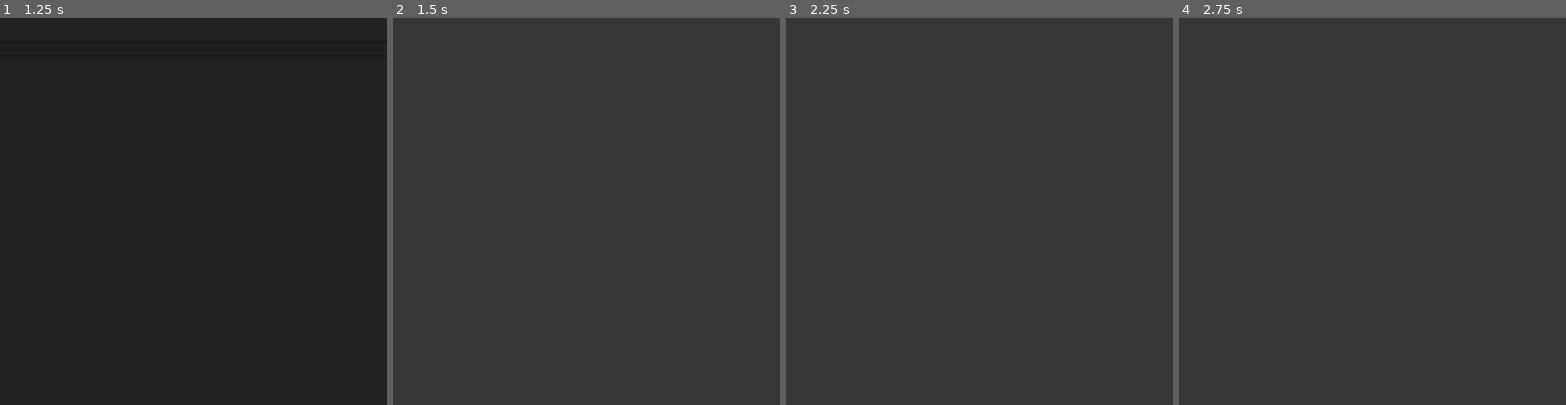
Above: before the commit, frames 1-4 (left to right).
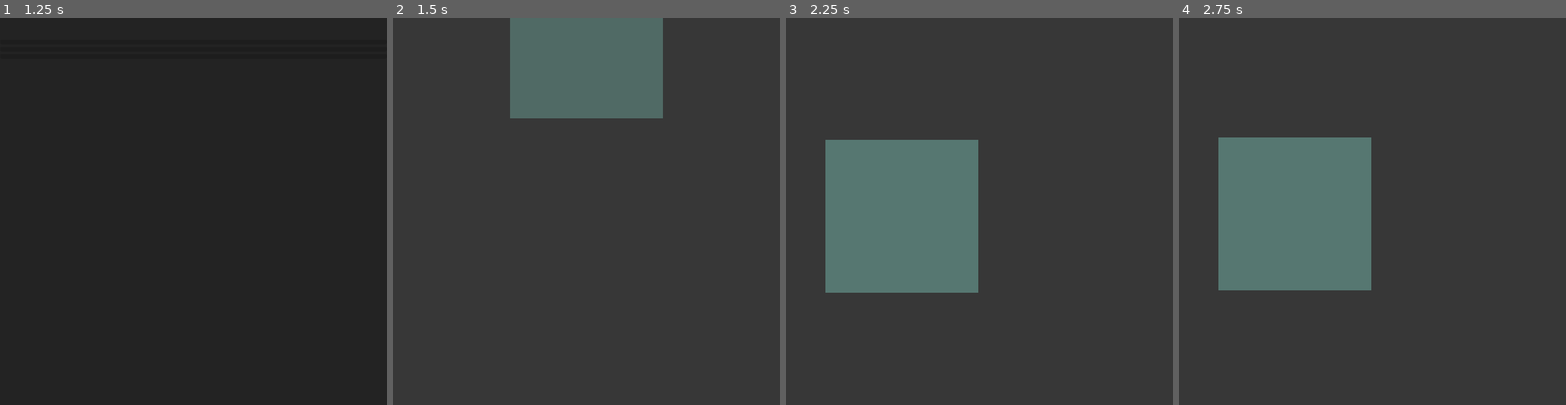
Above: after the commit, the same moments.

Repository: volatusveritas/Trinitas
Game: Godot game, scene res://scenarios/TableScreen/TableScreen.tscn
Two runs of this game, one before a commit and one after it. Both use one fixed random seed, a clock stepped at 60 frames per second and the inputs below. This scene is started directly instead of the project's main scene.
Inputs (mouse positions are in pixels of both pictures, inside the frame that each line leads up to):
- Up to frame 1 (1.25 s): tap Enter at 0.5 s; move the mouse to (278, 192) at 0.52 s; tap Q (add_item) at 0.6 s; click (278, 192) at 0.67 s
- Up to frame 2 (1.5 s): click "Roach Killer" at 1.25 s
- Up to frame 3 (2.25 s): tap Space at 2 s; move the mouse to (902, 230) at 2.02 s; tap S (camera_down) at 2.1 s; click (902, 230) at 2.17 s
- Up to frame 4 (2.75 s): no input

Frame 1 is identical in both runs. In frame 2, 10% of the frame differs, in the area x 30-70%, y 0-26%; in frame 3, 16%, in the area x 10-50%, y 31-71%; in frame 4, 16%.
Error before the commit: Invalid access to property or key 'item_requested' on a base object of type 'null instance'. (res://scenarios/TableScreen/TableScreen.gd:8)

Commit message:
feat: enable unfocusing any item with ESCAPE

Diff:
--- a/scenarios/TableScreen/TableScreen.gd
+++ b/scenarios/TableScreen/TableScreen.gd
@@ -1,9 +1,19 @@
 extends Control
 
-@onready var NewItemSelector: NewItemSelector = $NewItemSelector
+@onready var NewItemSelector: NewItemSelector = $FixedLayer/NewItemSelector
 @onready var ItemStage: ItemStage = $ItemStage
 @onready var TableItems: TableItems = $TableItems
 
 func _ready() -> void:
     NewItemSelector.item_requested.connect(ItemStage.set_target)
     ItemStage.item_confirmed.connect(TableItems.create_item)
+
+func _input(input: InputEvent) -> void:
+    if not input is InputEventKey:
+        return
+
+    if input.pressed and input.keycode == KEY_ESCAPE:
+        var focused := get_tree().root.gui_get_focus_owner()
+
+        if focused != null:
+            focused.release_focus()
